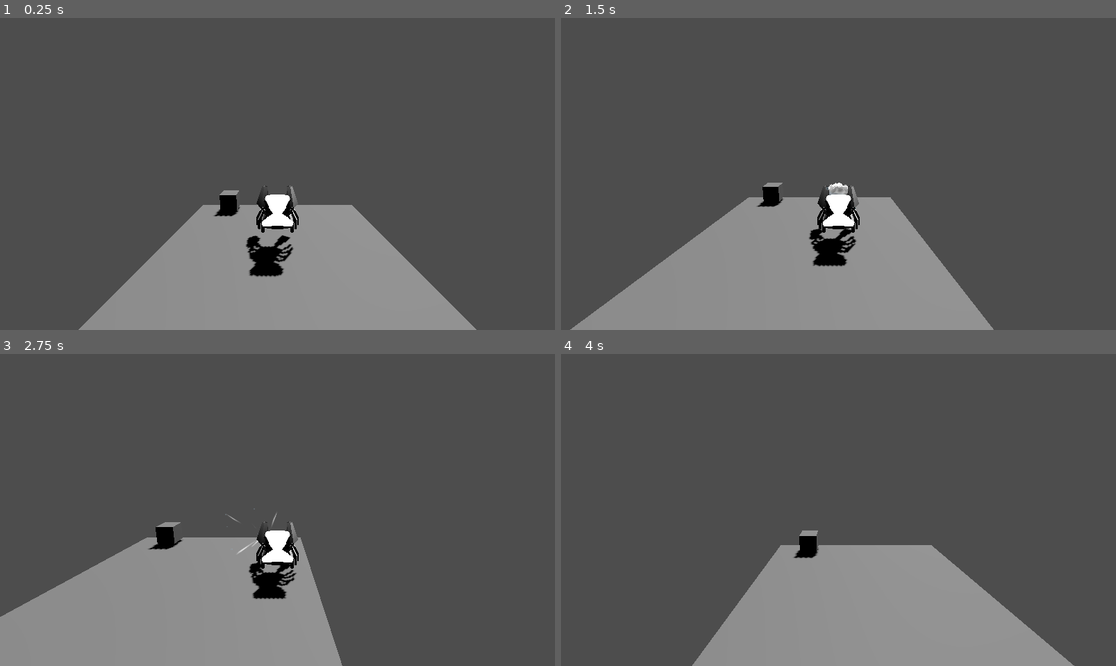
Above: before the commit, frames 1-4 (two rows, left to right).
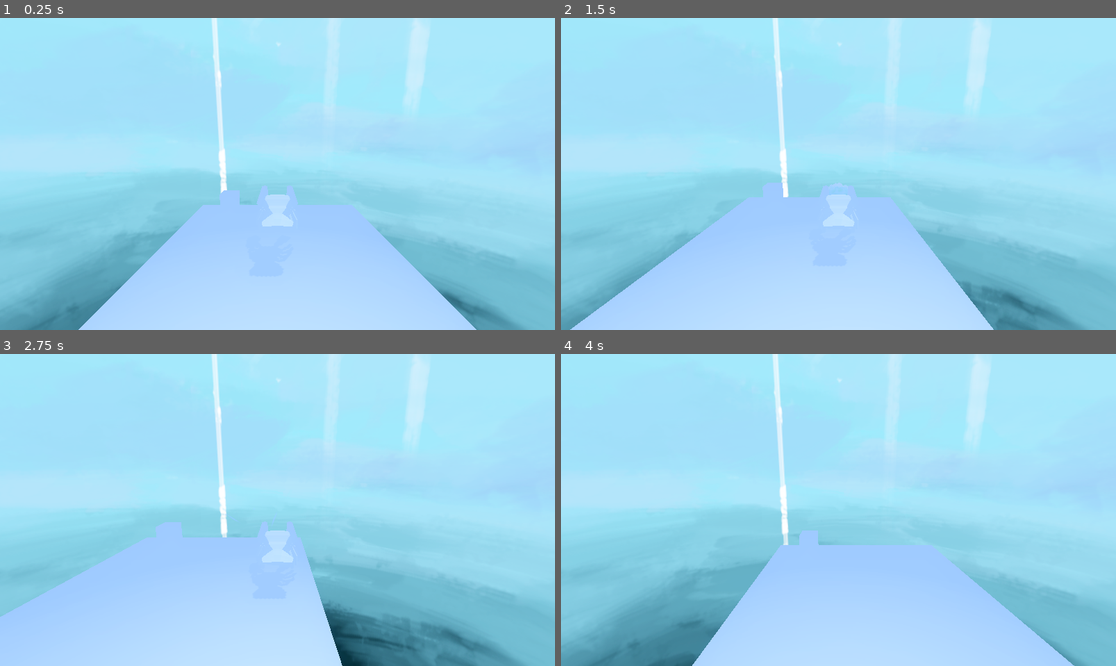
Above: after the commit, the same moments.

Repository: fazilhus/mantis-crab
Game: Godot game, scene res://scenes/game.tscn
Same seed, same stepped clock (60 frames per second), same inputs: the game is played once before the commit and once after it.
Inputs:
- Up to frame 1 (0.25 s): no input
- Up to frame 2 (1.5 s): tap Enter (ui_accept) at 0.5, 0.77 s; hold D (Right) 0.53-1.28 s; tap Space (Grab) at 0.6, 1.35 s; hold S (Backward) from 1.28 s (still down)
- Up to frame 3 (2.75 s): tap Enter (ui_accept) at 1.52, 2 s; release S (Backward) at 2.03 s; hold D (Right) from 2.03 s (still down); tap Space (Grab) at 2.1 s
- Up to frame 4 (4 s): release D (Right) at 2.78 s; hold W (Forward) 2.78-3.53 s; tap Space (Grab) at 2.85, 3.6 s; tap Enter (ui_accept) at 3.02, 3.5, 3.77 s; hold A (Left) from 3.53 s (still down)

The runs differ from the first frame. In frame 1, 100% of the frame differs, in the area x 0-100%, y 0-100%; in frame 2, 100%; in frame 3, 100%; in frame 4, 100%.

Commit message:
Fixed Skybox

Diff:
--- a/resources/world_environment.tres
+++ b/resources/world_environment.tres
@@ -1,9 +1,9 @@
 [gd_resource type="Environment" load_steps=4 format=3 uid="uid://brg3g0uv71dbg"]
 
-[ext_resource type="Texture2D" uid="uid://dibo0uva5edd5" path="res://assets/textures/Krabb Skybox V4.png" id="1_osns1"]
+[ext_resource type="Texture2D" uid="uid://bkyuna71imxnm" path="res://assets/textures/Krabb Skybox V11.png" id="1_jcs2b"]
 
 [sub_resource type="PanoramaSkyMaterial" id="PanoramaSkyMaterial_isblr"]
-panorama = ExtResource("1_osns1")
+panorama = ExtResource("1_jcs2b")
 
 [sub_resource type="Sky" id="Sky_ir2g5"]
 sky_material = SubResource("PanoramaSkyMaterial_isblr")
